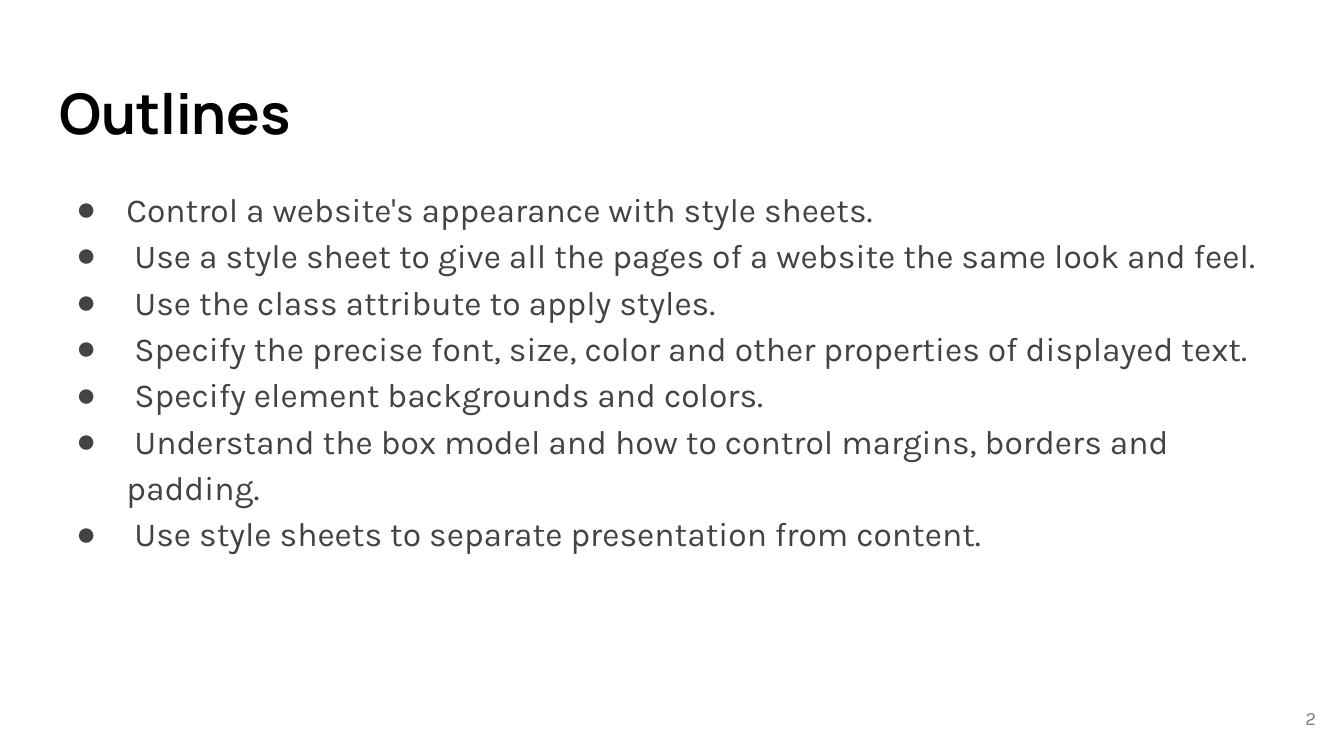
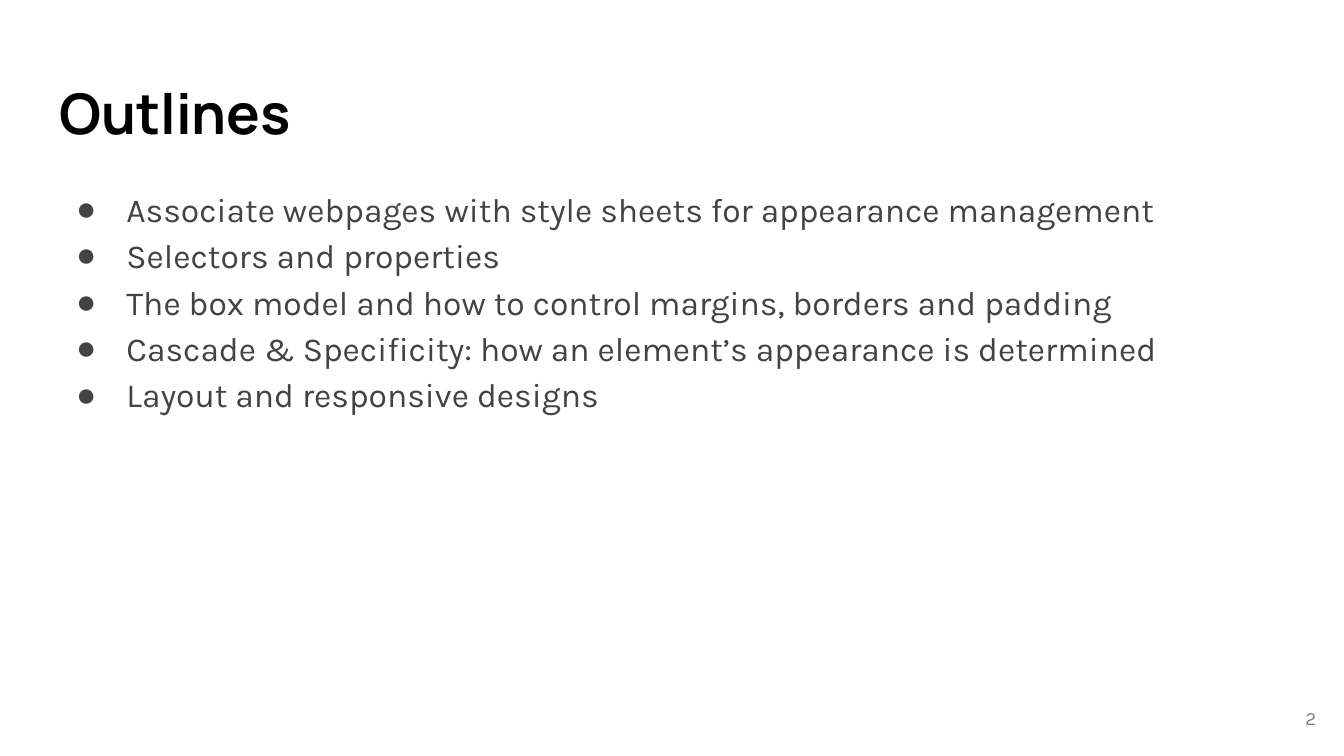
Before and after one commit to lancwyy/WebDev, a slide deck: slide 2 of Lecture_Materials/03-CSS.pptx. Drawn at 1344x756 pixels with LibreOffice and Linux fonts; fonts in the diff are those of the drawing. Boxes give left, top, right and bottom in pixels: in the first picture for what was removed or moved away, otherwise in the second. Text is boxed around its words. In the diff, an @@ line names an element or a change of style, - is before the commit and + after.

```diff
--- a/Lecture_Materials/03-CSS.pptx
+++ b/Lecture_Materials/03-CSS.pptx
@@ text at [126,199,1156,416]: text changed @@
-● Control a website's appearance with style sheets.
-● Use a style sheet to give all the pages of a website the same look and feel.
-● Use the class attribute to apply styles.
-● Specify the precise font, size, color and other properties of displayed text.
-● Specify element backgrounds and colors.
-● Understand the box model and how to control margins, borders and padding.
-● Use style sheets to separate presentation from content.
+● Associate webpages with style sheets for appearance management
+● Selectors and properties
+● The box model and how to control margins, borders and padding
+● Cascade & Specificity: how an element’s appearance is determined
+● Layout and responsive designs
```
Also in this commit, not shown: 24 other slides changed, 1 slide added, 3 slides removed, 14 other files.
